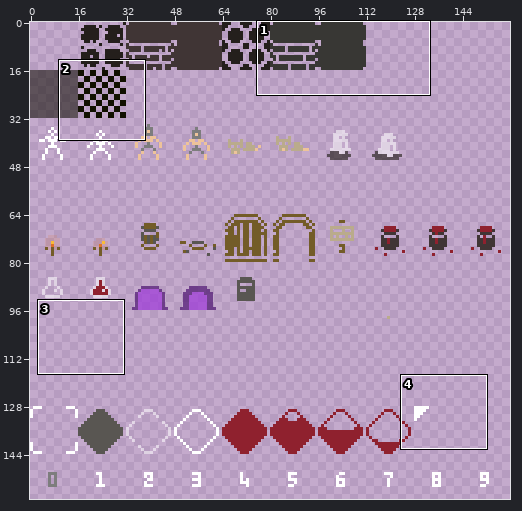
Two states of a pixel-art file, assets/sprites.ase. The first picture is a wide view before the edit; the outline marks the close-up.
Close-up. First the earlier version:
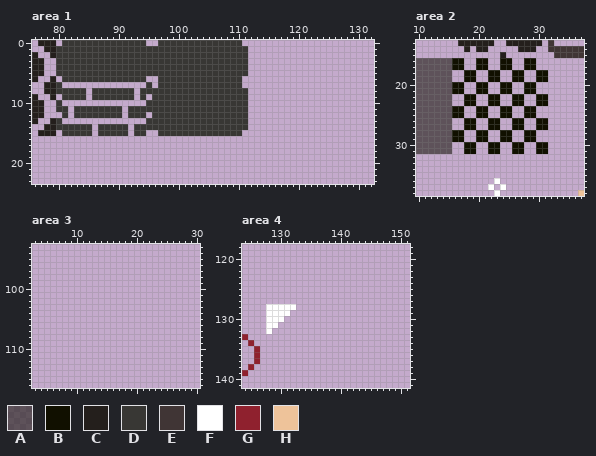
160x160 pixels, 1 frame. Colours within 5 levels of each other are drawn and written as one. Shown: area 1: x 76..132, y 0..23; area 2: x 10..37, y 13..38; area 3: x 3..30, y 93..116; area 4: x 124..151, y 118..141. The wide view leaves out empty margins.
Palette (. is transparent): A #0d0c008e  B #111000  C #241f1c  D #383734  E #403535  F #ffffff  G #8f212e  H #eec39a
Pixels before, area 1, first column x 76:
 0 .CCC.DDDDDDDDDDDDDD..DDDDDDDDDDDDDD.
 1 ..CCDDDDDDDDDDDDDDDDDDDDDDDDDDDDDDDD
 2 C..CDDDDDDDDDDDDDDDDDDDDDDDDDDDDDDDD
 3 CC..DDDDDDDDDDDDDDDDDDDDDDDDDDDDDDDD
 4 CC..DDDDDDDDDDDDDDDDDDDDDDDDDDDDDDDD
 5 CC..DDDDDDDDDDDDDDDDDDDDDDDDDDDDDDDD
 6 C..C.DDDDDDDDDDDDDD..DDDDDDDDDDDDDD.
 7 ..CCD..............D.DDDDDDDDDDDDDD.
 8 ..CCDDDDD.DDDDDDD.DDDDDDDDDDDDDDDDDD
 9 C..C.DDDD.DDDDDDD.D.DDDDDDDDDDDDDDDD
10 CC..D..............DDDDDDDDDDDDDDDDD
11 CC..DD.DDDDDDDD.DDDDDDDDDDDDDDDDDDDD
12 CC...D.DDDDDDDD.DDD.DDDDDDDDDDDDDDDD
13 C..CD..............DDDDDDDDDDDDDDDDD
14 ..CCDDDDDD.DDDDD.DDDDDDDDDDDDDDDDDDD
15 .CCC.DDDDD.DDDDD.DD..DDDDDDDDDDDDDD.
Pixels before, area 2, first column x 10:
13 .......CCCCCC..CCCCCC.E.....
14 ........C.CC.....CCC..EEEEEE
15 ..............C........EEEEE
16 AAAAAABB..BB..BB..BB........
17 AAAAAABB..BB..BB..BB........
18 AAAAAA..BB..BB..BB..BB......
19 AAAAAA..BB..BB..BB..BB......
20 AAAAAABB..BB..BB..BB........
21 AAAAAABB..BB..BB..BB........
22 AAAAAA..BB..BB..BB..BB......
23 AAAAAA..BB..BB..BB..BB......
24 AAAAAABB..BB..BB..BB........
25 AAAAAABB..BB..BB..BB........
26 AAAAAA..BB..BB..BB..BB......
27 AAAAAA..BB..BB..BB..BB......
28 AAAAAABB..BB..BB..BB........
29 AAAAAABB..BB..BB..BB........
30 AAAAAA..BB..BB..BB..BB......
31 AAAAAA..BB..BB..BB..BB......
32 ............................
33 ............................
34 ............................
35 ............................
36 .............F..............
37 ............F.F.............
38 .............F.............H
Pixels before, area 4, first column x 124:
128 ....FFFFF
129 ....FFFF.
130 ....FFF..
131 ....FF...
132 ....F....
133 G........
134 .G.......
135 ..G......
136 ..G......
137 ..G......
138 .G.......
139 G........
The result:
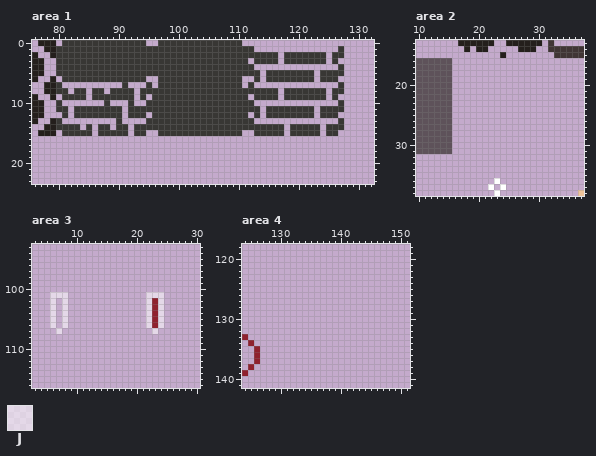
Colours new in this view: J #ffffff8b
Difference:
Area 1:
y 1: x 112 . -> D; x 127 . -> D
y 2: x 112..116 ..... -> DDDDD; x 118..124 ....... -> DDDDDDD; x 126..127 .. -> DD
y 3: x 113..116 .... -> DDDD; x 118..124 ....... -> DDDDDDD; x 126 . -> D
y 4: x 112 . -> D; x 127 . -> D
y 5: x 112..113 .. -> DD; x 115..122 ........ -> DDDDDDDD; x 124..127 .... -> DDDD
y 6: x 113 . -> D; x 115..122 ........ -> DDDDDDDD; x 124..126 ... -> DDD
y 7: x 91 . -> D; x 112 . -> D; x 127 . -> D
y 8: x 82 D -> .; x 88 D -> .; x 112..116 ..... -> DDDDD; x 118..124 ....... -> DDDDDDD; x 126..127 .. -> DD
y 9: x 113..116 .... -> DDDD; x 118..124 ....... -> DDDDDDD; x 126 . -> D
y 10: x 88 . -> D; x 92 . -> D; x 112 . -> D; x 127 . -> D
y 11: x 112..113 .. -> DD; x 115..122 ........ -> DDDDDDDD; x 124..127 .... -> DDDD
y 12: x 113 . -> D; x 115..122 ........ -> DDDDDDDD; x 124..126 ... -> DDD
y 13: x 90 . -> D; x 112 . -> D; x 127 . -> D
y 14: x 84 D -> .; x 89 D -> .; x 112..117 ...... -> DDDDDD; x 119..123 ..... -> DDDDD; x 125..127 ... -> DDD
y 15: x 113..117 ..... -> DDDDD; x 119..123 ..... -> DDDDD; x 125..126 .. -> DD
Area 2:
y 16..17: x 16..17 BB -> ..; x 20..21 BB -> ..; x 24..25 BB -> ..; x 28..29 BB -> ..
y 18..19: x 18..19 BB -> ..; x 22..23 BB -> ..; x 26..27 BB -> ..; x 30..31 BB -> ..
y 20..21: x 16..17 BB -> ..; x 20..21 BB -> ..; x 24..25 BB -> ..; x 28..29 BB -> ..
y 22..23: x 18..19 BB -> ..; x 22..23 BB -> ..; x 26..27 BB -> ..; x 30..31 BB -> ..
y 24..25: x 16..17 BB -> ..; x 20..21 BB -> ..; x 24..25 BB -> ..; x 28..29 BB -> ..
y 26..27: x 18..19 BB -> ..; x 22..23 BB -> ..; x 26..27 BB -> ..; x 30..31 BB -> ..
y 28..29: x 16..17 BB -> ..; x 20..21 BB -> ..; x 24..25 BB -> ..; x 28..29 BB -> ..
y 30..31: x 18..19 BB -> ..; x 22..23 BB -> ..; x 26..27 BB -> ..; x 30..31 BB -> ..
Area 3:
y 101: x 6..8 ... -> JJJ; x 22..24 ... -> JJJ
y 102..106: x 6 . -> J; x 8 . -> J; x 22..24 ... -> JGJ
y 107: x 7 . -> J; x 23 . -> J
Area 4:
y 128: x 128..132 FFFFF -> .....
y 129: x 128..131 FFFF -> ....
y 130: x 128..130 FFF -> ...
y 131: x 128..129 FF -> ..
y 132: x 128 F -> .
Where, in picture pixels (left, top, right, bottom), the same in both close-ups:
added: (248, 46, 344, 136)
changed: (104, 82, 134, 130)
erased: (68, 88, 74, 94)
erased: (80, 124, 86, 130)
erased: (452, 58, 548, 154)
added: (50, 292, 68, 334)
added: (146, 292, 164, 334)
erased: (266, 304, 296, 334)
